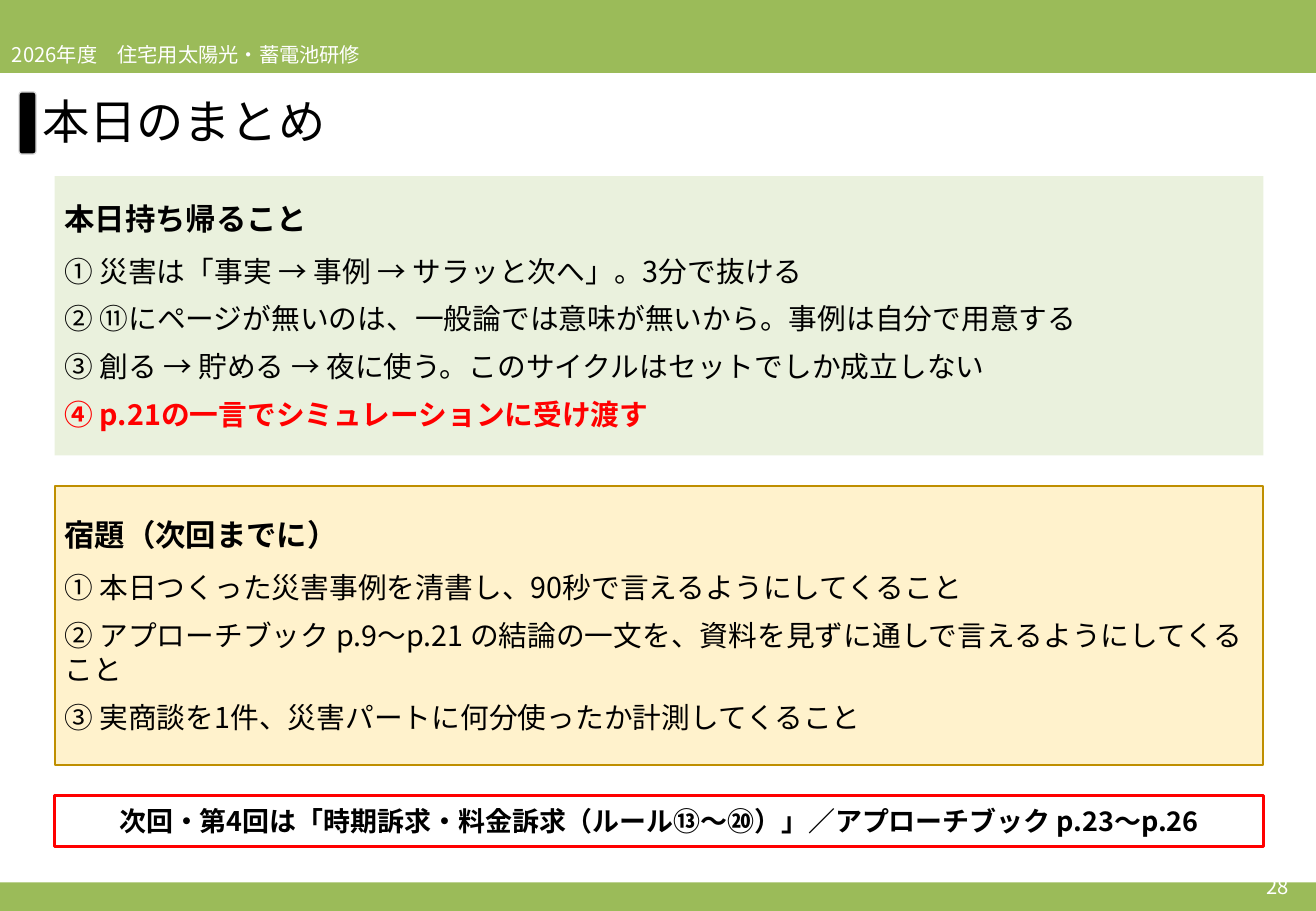
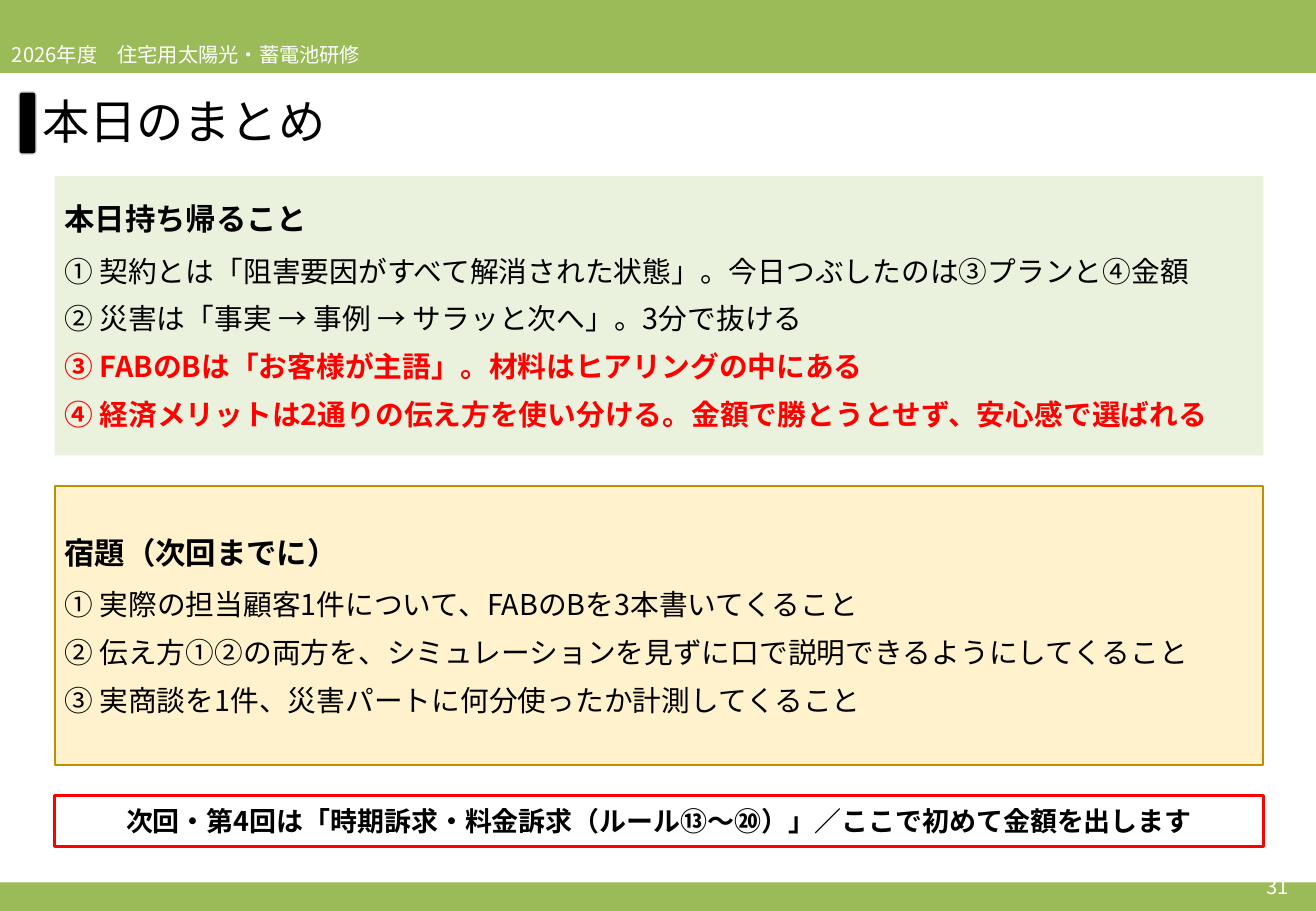
Before and after one commit to soshiro-iki-sys/-, a slide deck: slide 31 of slides/2026営業研修_第3回_必要性訴求②＆ロープレ.pptx (slide 28 before the commit). Drawn at 1316x911 pixels with LibreOffice and Linux fonts; fonts in the diff are those of the drawing. Boxes give left, top, right and bottom in pixels: in the first picture for what was removed or moved away, otherwise in the second. Text is boxed around its words. In the diff, an @@ line names an element or a change of style, - is before the commit and + after.

```diff
--- a/slides/2026営業研修_第3回_必要性訴求②＆ロープレ.pptx
+++ b/slides/2026営業研修_第3回_必要性訴求②＆ロープレ.pptx
@@ text in rectangle at bbox=[64, 257, 1207, 428]: text changed; text colour #000000 to #FF0000; bold on @@
-① 災害は「事実 → 事例 → サラッと次へ」。3分で抜ける
-② ⑪にページが無いのは、一般論では意味が無いから。事例は自分で用意する
-③ 創る → 貯める → 夜に使う。このサイクルはセットでしか成立しない
-④ p.21の一言でシミュレーションに受け渡す
+① 契約とは「阻害要因がすべて解消された状態」。今日つぶしたのは③プランと④金額
+② 災害は「事実 → 事例 → サラッと次へ」。3分で抜ける
+③ FABのBは「お客様が主語」。材料はヒアリングの中にある
+④ 経済メリットは2通りの伝え方を使い分ける。金額で勝とうとせず、安心感で選ばれる
@@ text in rectangle at bbox=[64, 590, 1187, 666]: text changed @@
-① 本日つくった災害事例を清書し、90秒で言えるようにしてくること
-② アプローチブック p.9〜p.21 の結論の一文を、資料を見ずに通しで言えるようにしてくること
+① 実際の担当顧客1件について、FABのBを3本書いてくること
+② 伝え方①②の両方を、シミュレーションを見ずに口で説明できるようにしてくること
@@ text in rectangle at bbox=[126, 808, 1192, 834]: text changed @@
-次回・第4回は「時期訴求・料金訴求（ルール⑬〜⑳）」／アプローチブック p.23〜p.26
+次回・第4回は「時期訴求・料金訴求（ルール⑬〜⑳）」／ここで初めて金額を出します
@@ text at bbox=[1266, 873, 1288, 894]: text changed @@
-28
+31
```
Also in this commit, not shown: 22 other slides changed, 8 slides added, 5 slides removed, 2 other files.
